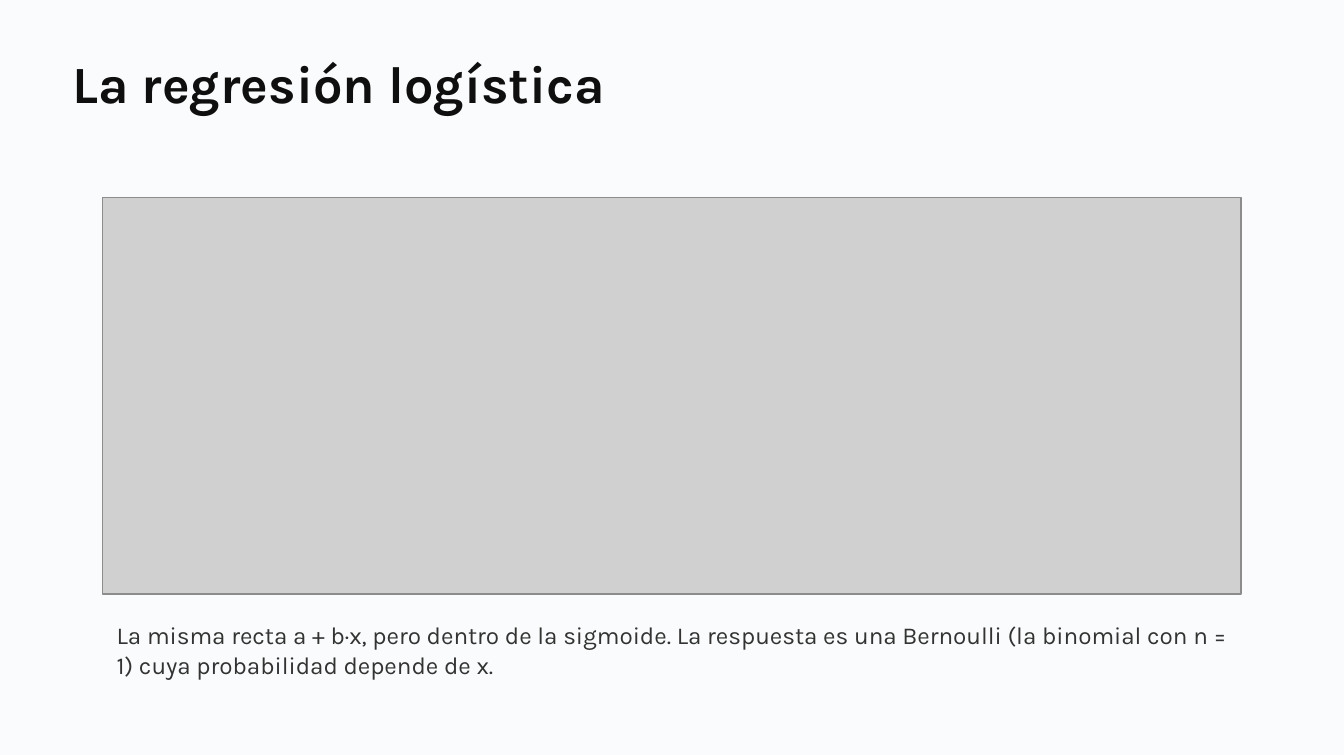
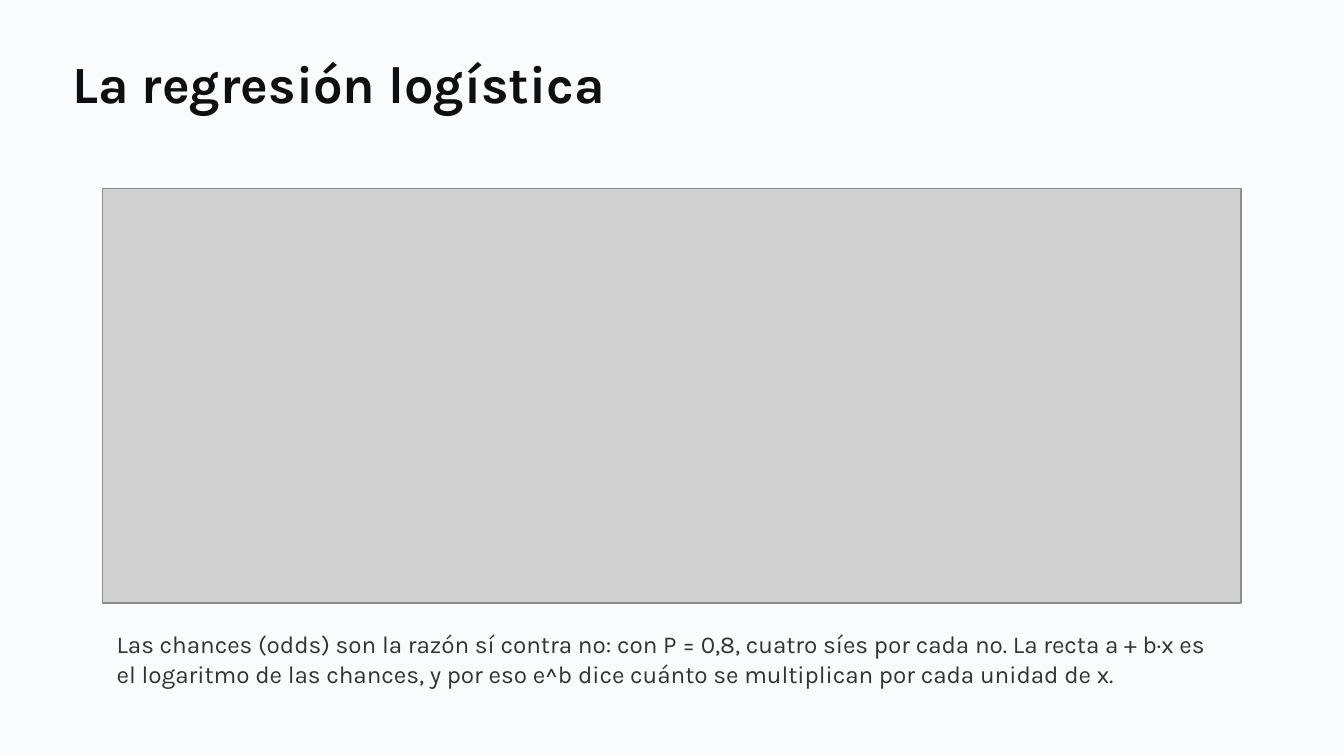
Before and after one commit to daniopitz/diplomado-cdd, a slide deck: slide 13 of presentaciones/clase06_regresion_logistica.pptx (slide 6 before the commit). Drawn at 1344x755 pixels with LibreOffice and Linux fonts; fonts in the diff are those of the drawing; grey boxes stand for pictures. Boxes give left, top, right and bottom in pixels: in the first picture for what was removed or moved away, otherwise in the second. Text is boxed around its words. In the diff, an @@ line names an element or a change of style, - is before the commit and + after.

```diff
--- a/presentaciones/clase06_regresion_logistica.pptx
+++ b/presentaciones/clase06_regresion_logistica.pptx
@@ picture: place and size @@
-picture at (102, 198, 1241, 594)
+picture at (102, 188, 1241, 603)
@@ text at (117, 634, 1204, 689): text changed @@
-La misma recta a + b·x, pero dentro de la sigmoide. La respuesta es una Bernoulli (la binomial con n = 1) cuya probabilidad depende de x.
+Las chances (odds) son la razón sí contra no: con P = 0,8, cuatro síes por cada no. La recta a + b·x es el logaritmo de las chances, y por eso e^b dice cuánto se multiplican por cada unidad de x.
```
Also in this commit, not shown: 5 other slides changed, 32 slides added, 5 slides removed, 7 other files.
